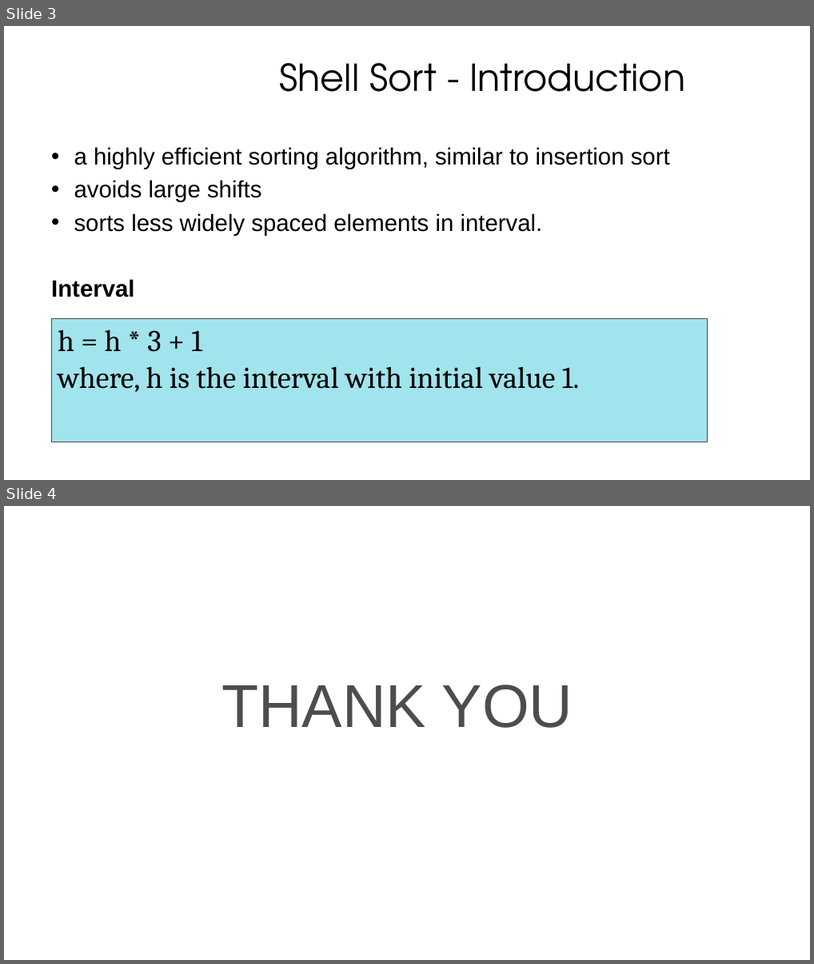
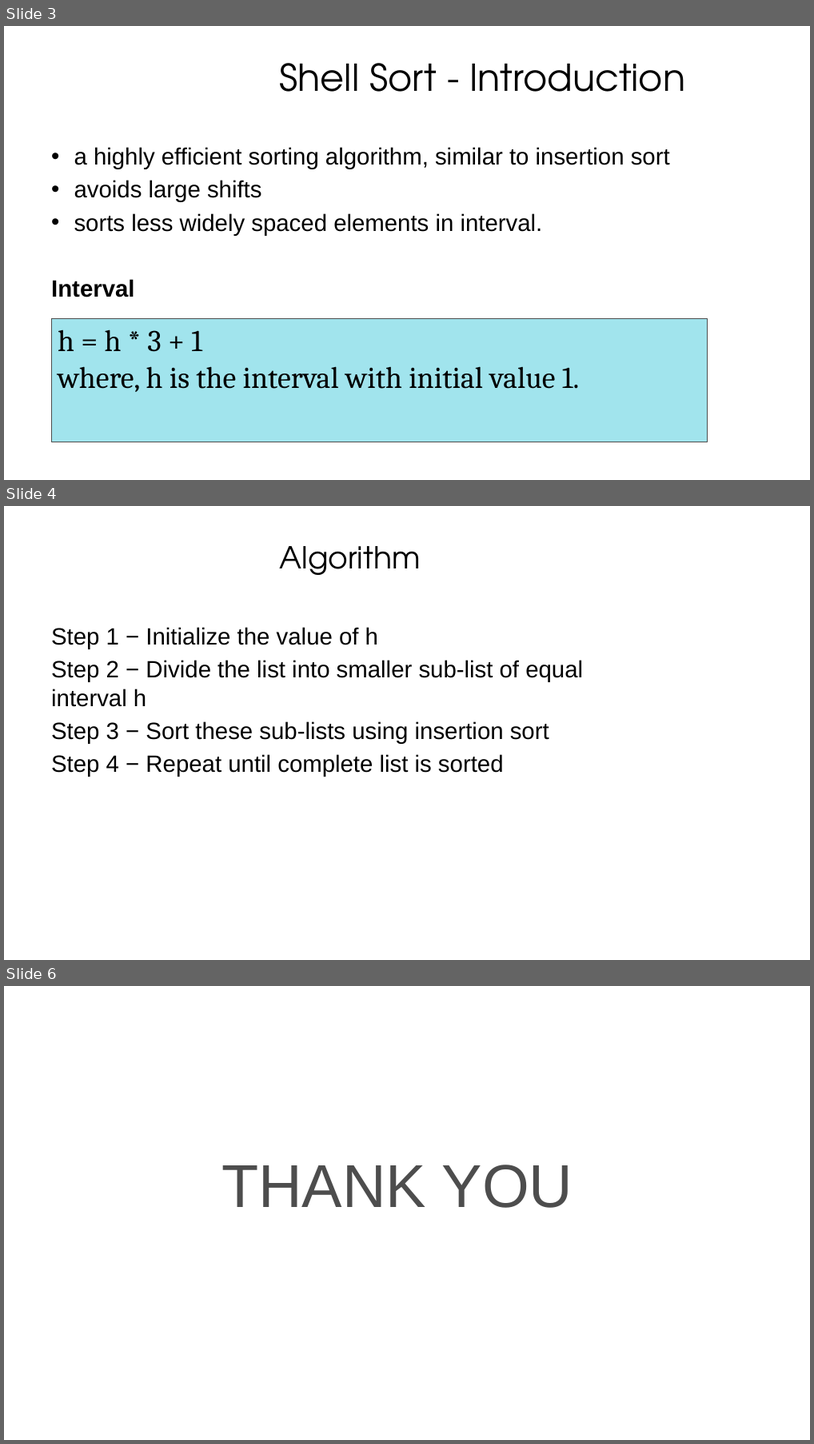
Before and after one commit to praash47/dsa, a slide deck: double_hash_and_shell_sort.pptx. Shown one above the other, each under a label of ours: slides 3 and 4 before the commit, slides 3, 4 and 6 after it; the slides between them are not shown. The pictures are 814x964 and 814x1444 pixels, drawn with LibreOffice and Linux fonts; fonts in the diff are those of the drawing; background and template pictures are left out. Boxes give left, top, right and bottom in pixels: in the first picture for what was removed or moved away, otherwise in the second. Text is boxed around its words. In the diff, an @@ line names an element or a change of style, - is before the commit and + after.

Commit message:
minor changes

```diff
--- a/double_hash_and_shell_sort.pptx
+++ b/double_hash_and_shell_sort.pptx
@@ slide 4 added at [4,506,810,960], background picture (left out) @@
@@ title added at [280,546,421,575], 36 pt, text #000000 @@
+Algorithm
@@ text added at [51,627,583,776], 28 pt, text #000000 @@
+Step 1 − Initialize the value of h
+Step 2 − Divide the list into smaller sub-list of equal interval h
+Step 3 − Sort these sub-lists using insertion sort
+Step 4 − Repeat until complete list is sorted
@@ what was slide 4 is now slide 6 @@
```
Also in this commit, not shown: 1 other slide added.
